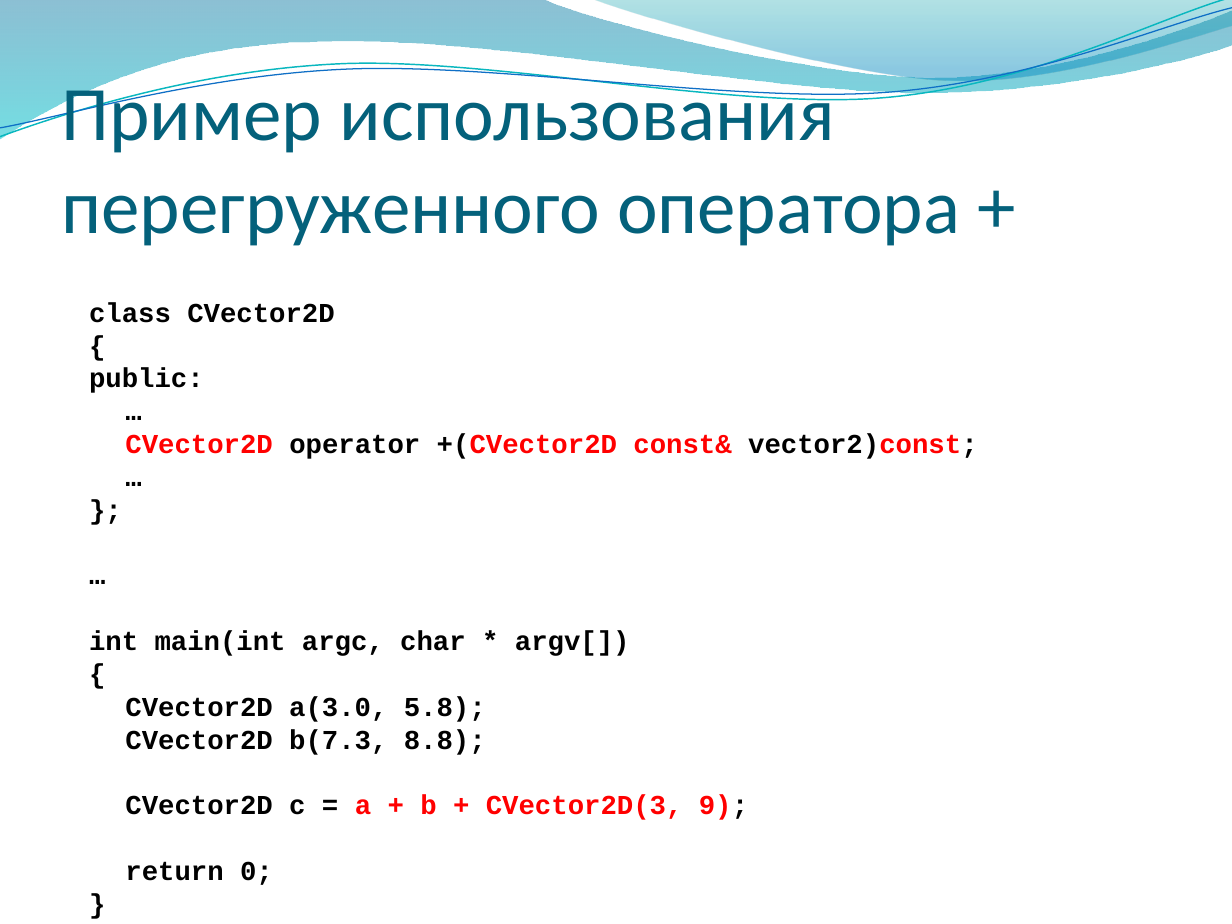
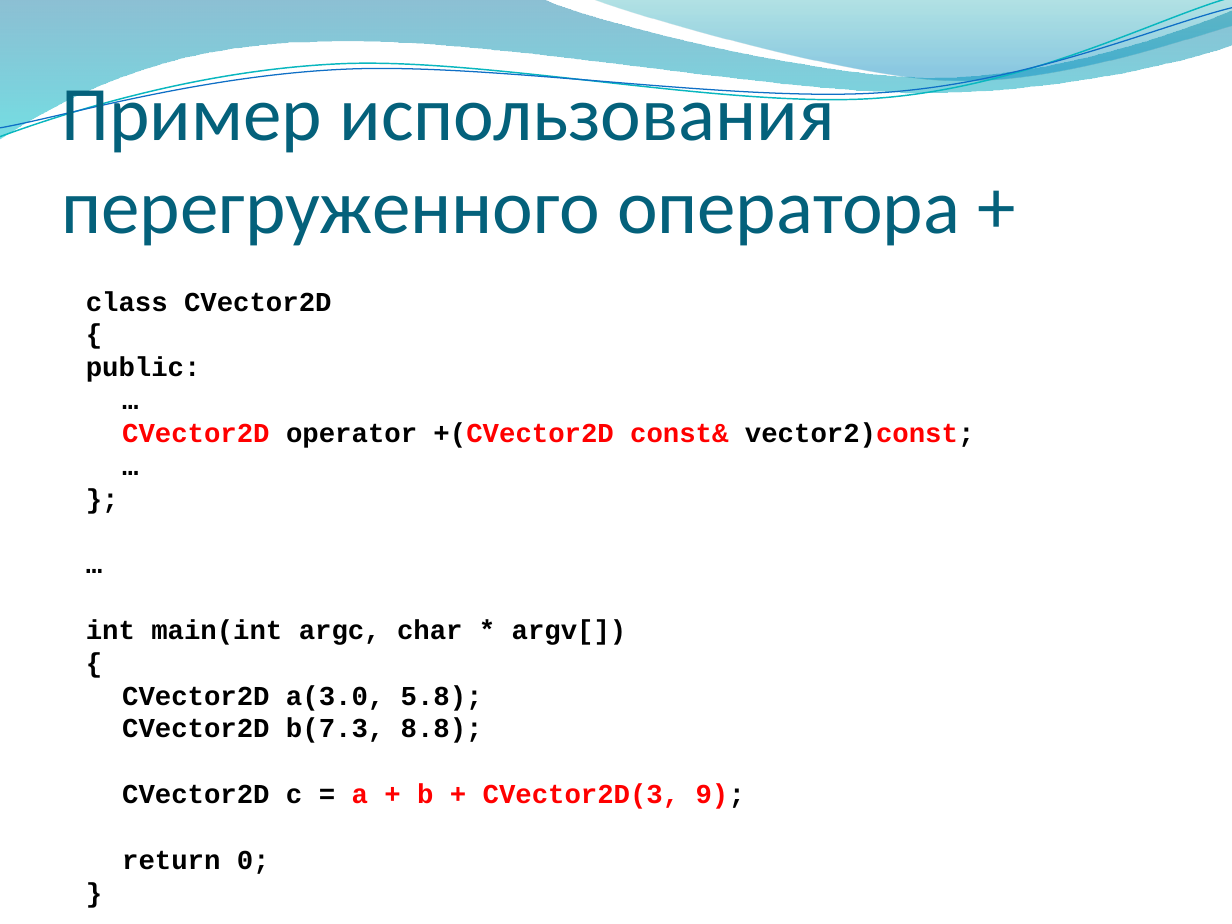
Before and after one commit to alexey-malov/oop, a slide deck: slide 19 of lectures/04/Дружественные функции и классы. Перегрузка операций.pptx. Drawn at 1232x924 pixels with LibreOffice and Linux fonts; fonts in the diff are those of the drawing; background and template pictures are left out. Boxes give left, top, right and bottom in pixels: in the first picture for what was removed or moved away, otherwise in the second. Text is boxed around its words. In the diff, an @@ line names an element or a change of style, - is before the commit and + after.

```diff
--- a/lectures/04/Дружественные функции и классы. Перегрузка операций.pptx
+++ b/lectures/04/Дружественные функции и классы. Перегрузка операций.pptx
@@ text "class CVector2D": place and size @@
-text "class CVector2D" at [89, 302, 978, 885]
+text "class CVector2D" at [86, 291, 975, 874]
```
Also in this commit, not shown: 1 other slide changed, 5 slides added, 2 other files.
